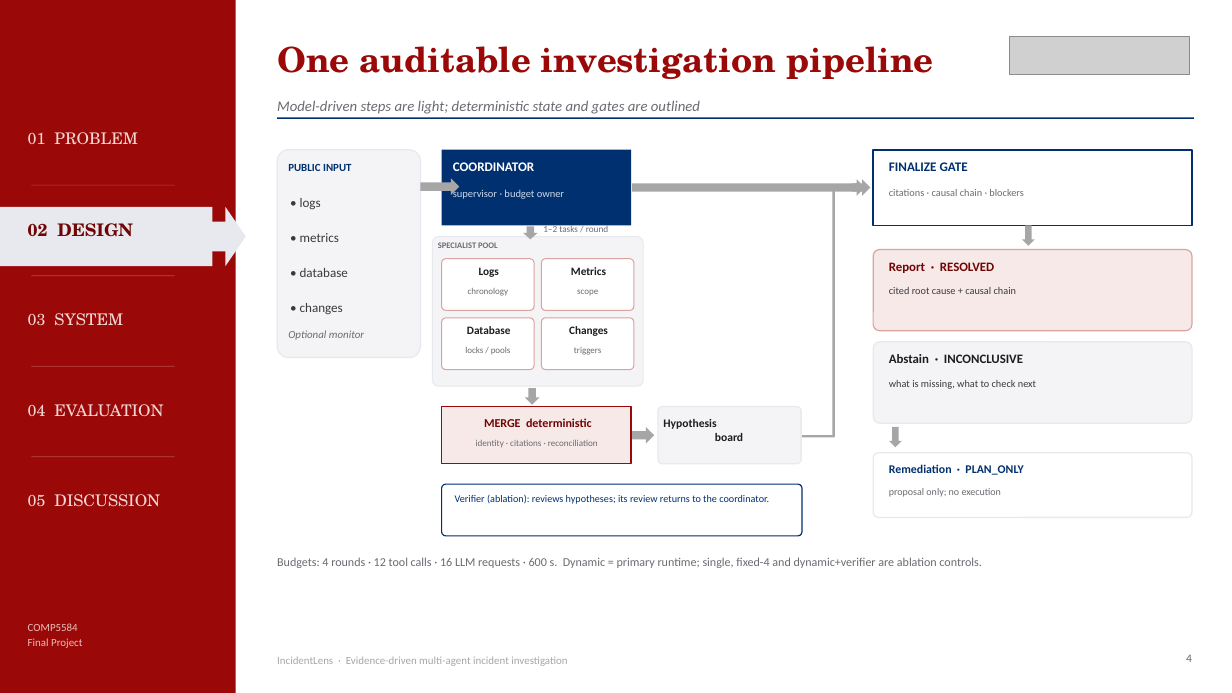
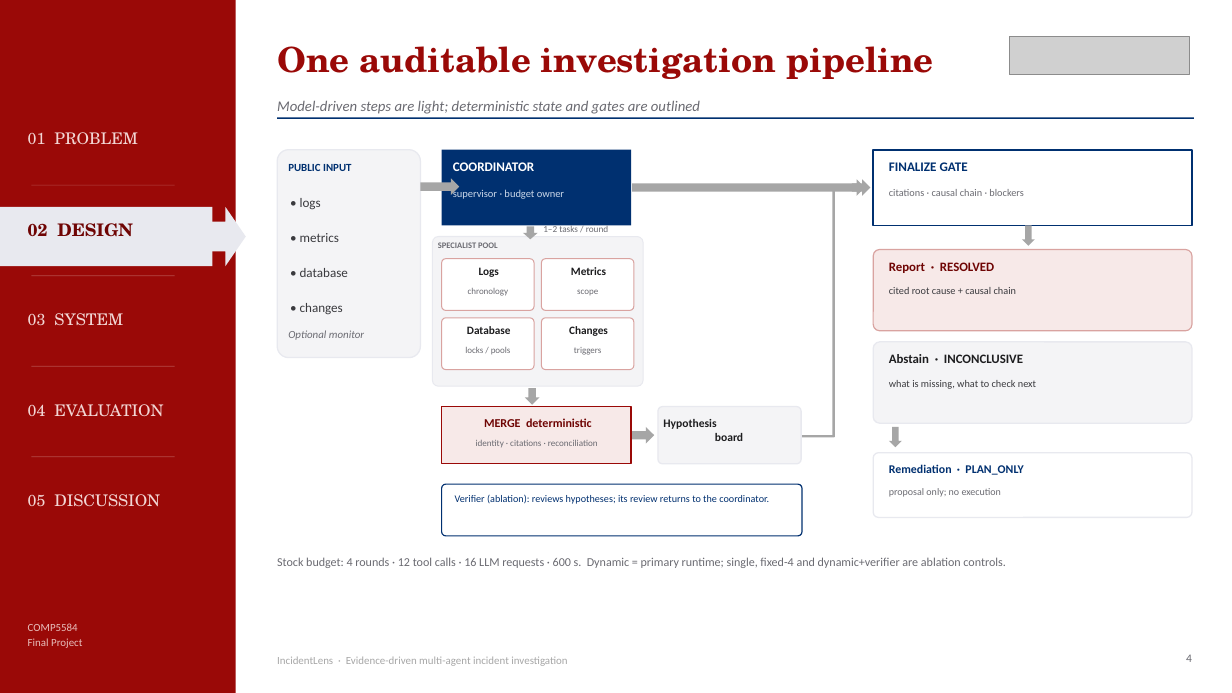
Before and after one commit to celvelzel/IncidentLens, a slide deck: slide 4 of presentation/IncidentLens_Final.pptx. Drawn at 1232x693 pixels with LibreOffice and Linux fonts; fonts in the diff are those of the drawing; grey boxes stand for pictures. Boxes give left, top, right and bottom in pixels: in the first picture for what was removed or moved away, otherwise in the second. Text is boxed around its words. In the diff, an @@ line names an element or a change of style, - is before the commit and + after.

```diff
--- a/presentation/IncidentLens_Final.pptx
+++ b/presentation/IncidentLens_Final.pptx
@@ text at [277, 557, 1005, 568]: text changed @@
-Budgets: 4 rounds · 12 tool calls · 16 LLM requests · 600 s. Dynamic = primary runtime; single, fixed-4 and dynamic+verifier are ablation controls.
+Stock budget: 4 rounds · 12 tool calls · 16 LLM requests · 600 s. Dynamic = primary runtime; single, fixed-4 and dynamic+verifier are ablation controls.
```
Also in this commit, not shown: 4 other slides changed, 11 other files.
